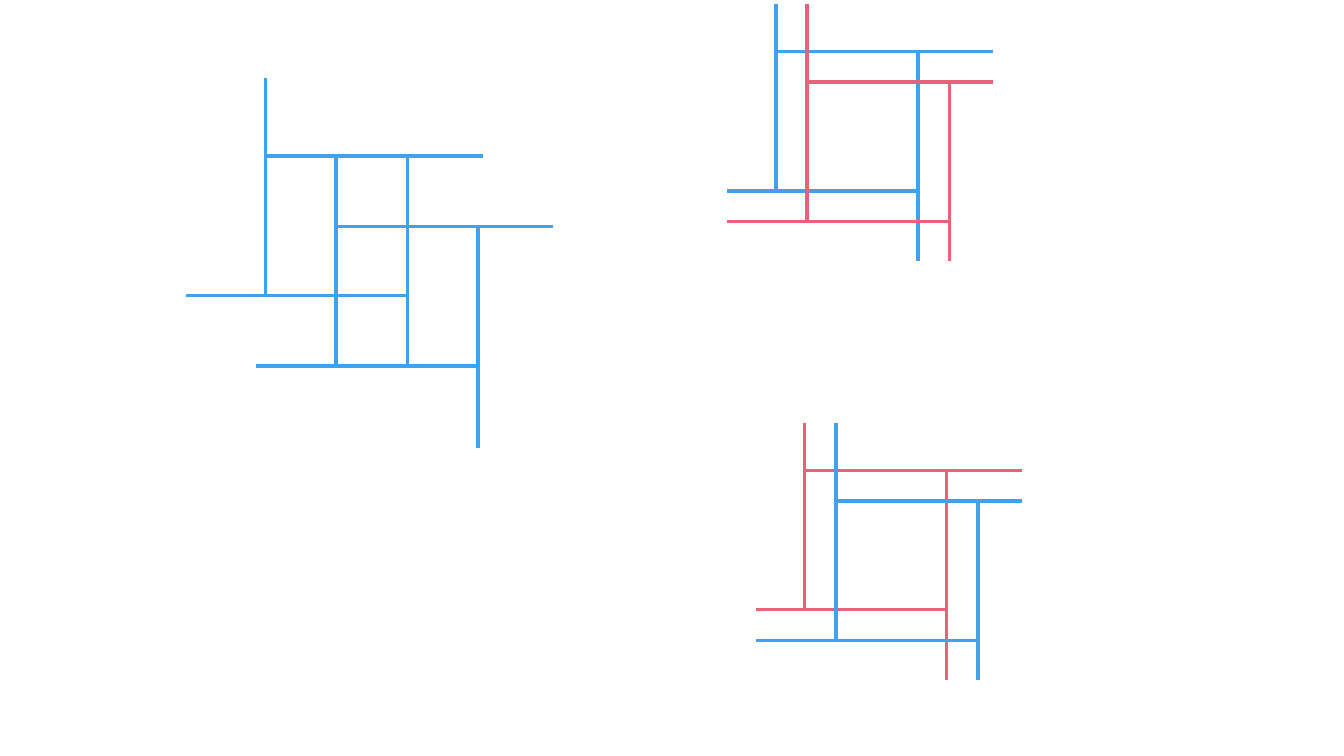
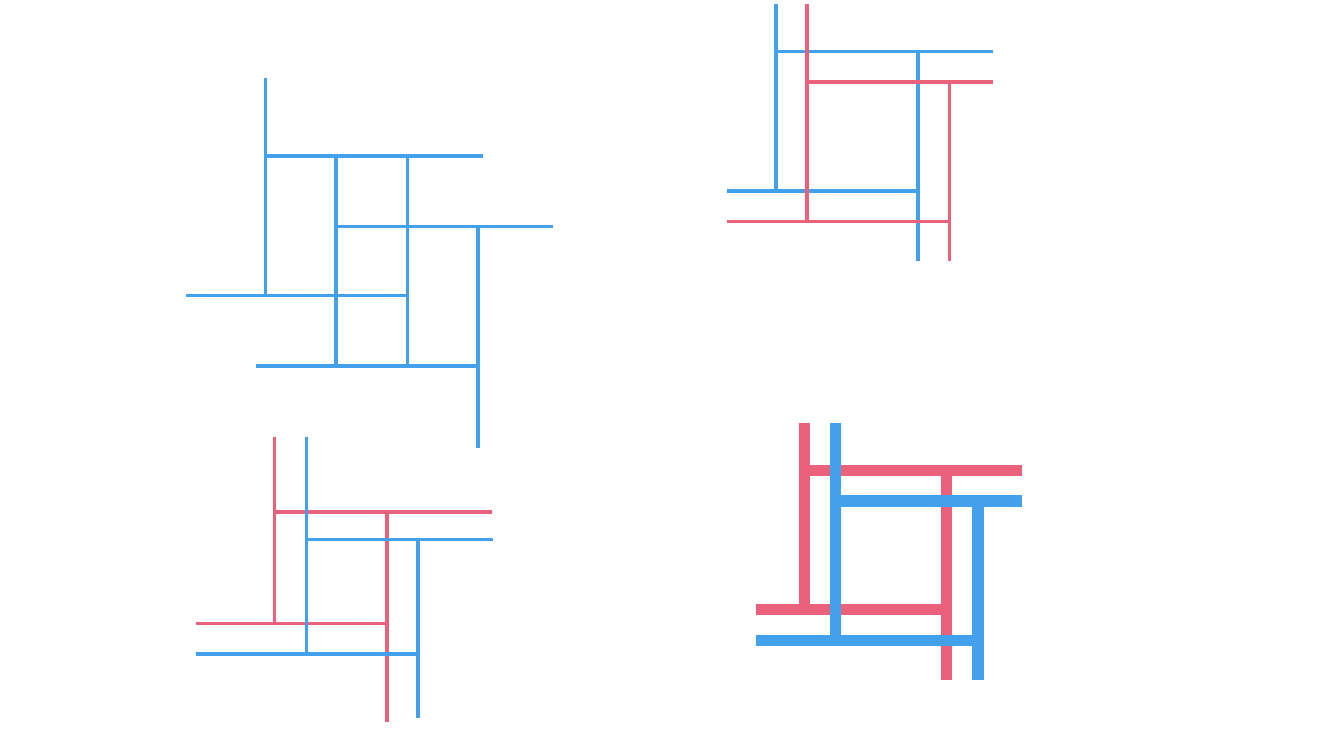
Before and after one commit to chenyangkang/stemflow, a slide deck: slide 2 of docs/Presentation1.pptx. Drawn at 1344x756 pixels with LibreOffice and Linux fonts; fonts in the diff are those of the drawing. Boxes give left, top, right and bottom in pixels: in the first picture for what was removed or moved away, otherwise in the second. Text is boxed around its words. In the diff, an @@ line names an element or a change of style, - is before the commit and + after.

```diff
--- a/docs/Presentation1.pptx
+++ b/docs/Presentation1.pptx
@@ line added from (274, 437) to (274, 624), #E9617B 2.5 pt @@
@@ line added from (307, 437) to (307, 654), #42A1EA 2.5 pt @@
@@ line (805, 423) - (805, 610): stroke #E9617B 2.5 pt to #E9617B 8 pt @@
@@ line (836, 423) - (836, 640): stroke #42A1EA 2.5 pt to #42A1EA 8 pt @@
@@ line (1022, 471) - (805, 471): stroke #E9617B 2.5 pt to #E9617B 8 pt @@
@@ line (947, 681) - (947, 471): stroke #E9617B 2.5 pt to #E9617B 8 pt @@
@@ line (1022, 501) - (836, 501): stroke #42A1EA 2.5 pt to #42A1EA 8 pt @@
@@ line (978, 681) - (978, 501): stroke #42A1EA 2.5 pt to #42A1EA 8 pt @@
@@ line added from (492, 512) to (274, 512), #E9617B 2.5 pt @@
@@ line added from (493, 539) to (307, 539), #42A1EA 2.5 pt @@
@@ line added from (387, 722) to (387, 512), #E9617B 2.5 pt @@
@@ line added from (418, 719) to (418, 539), #42A1EA 2.5 pt @@
@@ line added from (387, 624) to (197, 624), #E9617B 2.5 pt @@
@@ line (947, 610) - (756, 610): stroke #E9617B 2.5 pt to #E9617B 8 pt @@
@@ line added from (418, 654) to (197, 654), #42A1EA 2.5 pt @@
@@ line (978, 640) - (756, 640): stroke #42A1EA 2.5 pt to #42A1EA 8 pt @@
```
Also in this commit, not shown: 3 other files.
